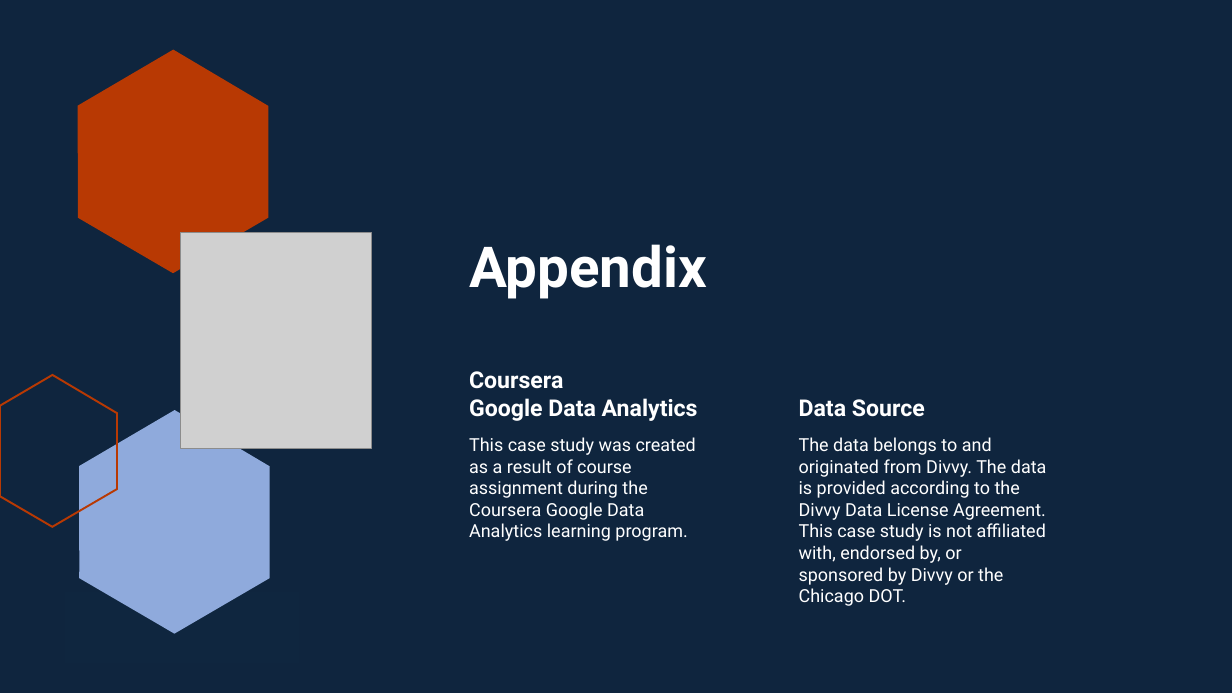
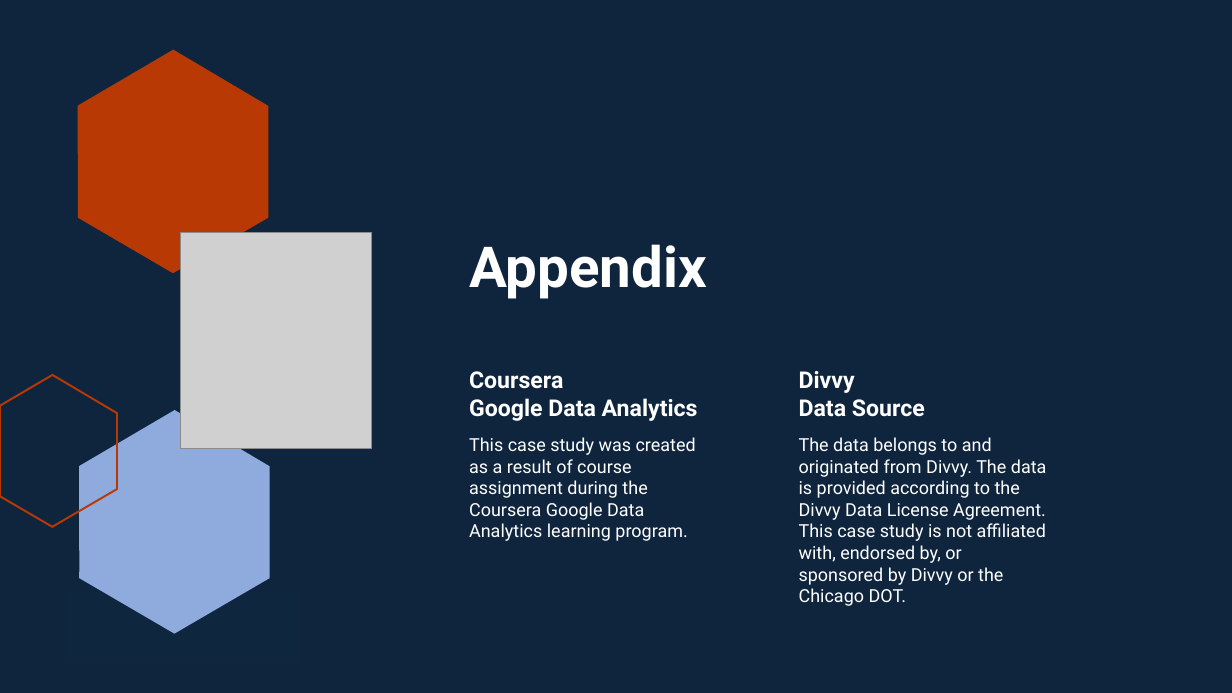
Before and after one commit to analusis/analusis.github.io, a slide deck: slide 18 of downloads/2023-04-02-gda-cs1/CyclisticRiderTrends.pptx. Drawn at 1232x693 pixels with LibreOffice and Linux fonts; fonts in the diff are those of the drawing; grey boxes stand for pictures. Boxes give left, top, right and bottom in pixels: in the first picture for what was removed or moved away, otherwise in the second. Text is boxed around its words. In the diff, an @@ line names an element or a change of style, - is before the commit and + after.

```diff
--- a/downloads/2023-04-02-gda-cs1/CyclisticRiderTrends.pptx
+++ b/downloads/2023-04-02-gda-cs1/CyclisticRiderTrends.pptx
@@ text at (x1=799, y1=371, x2=925, y2=417): text changed @@
-Data Source
+Divvy
+Data Source
```
Also in this commit, not shown: 13 other slides changed.
